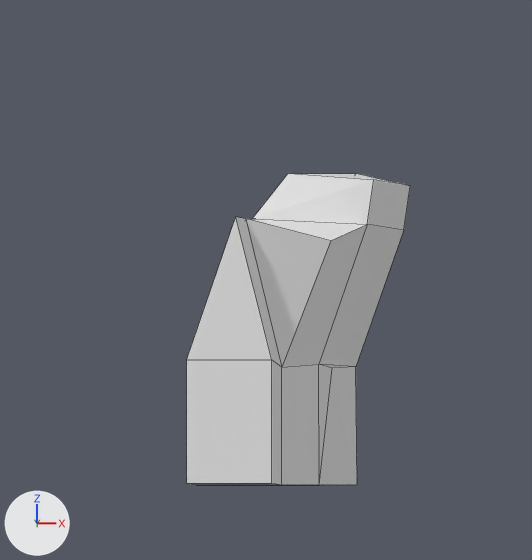
Before and after pictures for a commit that changed the Blender file asset-creation/big_file.blend.
The view is the same before and after, from the file's camera 'Camera'. The lights are fixed; the arrows at lower left show +X, +Y and +Z. Mesh edges are drawn as thin lines. The same objects are shown in both versions, whatever each file hides.
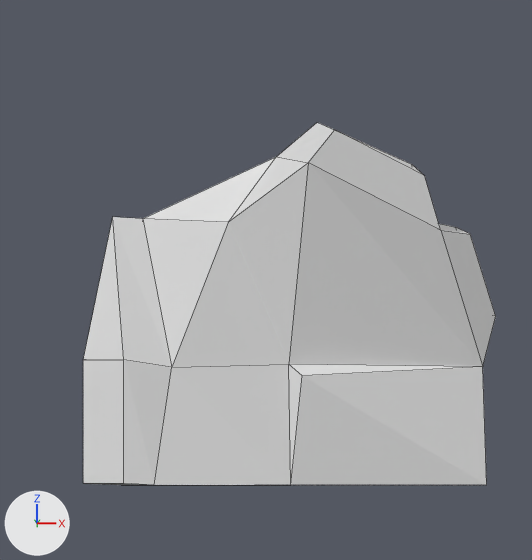
Changed parts and their boxes [x1, y1, x2, y2] in the pictures (532 x 560 px):
'Cube', reshaped, moved, turned
    before: [187, 173, 410, 485]
    after: [83, 123, 496, 485]
part 1 of me_cube_018, built on
    before: [249, 219, 367, 241]
    after: [143, 157, 496, 366]

The edits, one by one:
me_cube_018 is used by ob_cube; location (0.0, 0.0, 0.0).
me_cube_018 had 28 vertices, 28 faces and spanned x -0.156..0.284, y -0.536..0.058, z 0.001..0.613.
me_cube_018 now has 34 vertices, 37 faces and spans x -0.256..0.273, y -0.58..0.179, z 0.001..0.713.
Part 1, on me_cube_018:
4 faces are deleted.
18 vertices move from x -0.156..0.284, y -0.526..0.058, z 0.001..0.613 to x -0.256..0.273, y -0.58..0.161, z 0.001..0.713.
6 vertices are added at (0.237, 0.168, 0.332), (0.137, 0.179, 0.338), (-0.096, 0.022, 0.243), (0.262, 0.1, 0.493), (0.164, 0.116, 0.507), (-0.124, 0.033, 0.243).
13 new faces join them.
Object 'Cube' (ob_cube) moves from (0.0, 0.0, 0.0) to (0.196, 0.14, 0.0).
Object 'Cube' (ob_cube) turns from (0, 0, 0) to (0, 0, -64) degrees about x, y and z.
